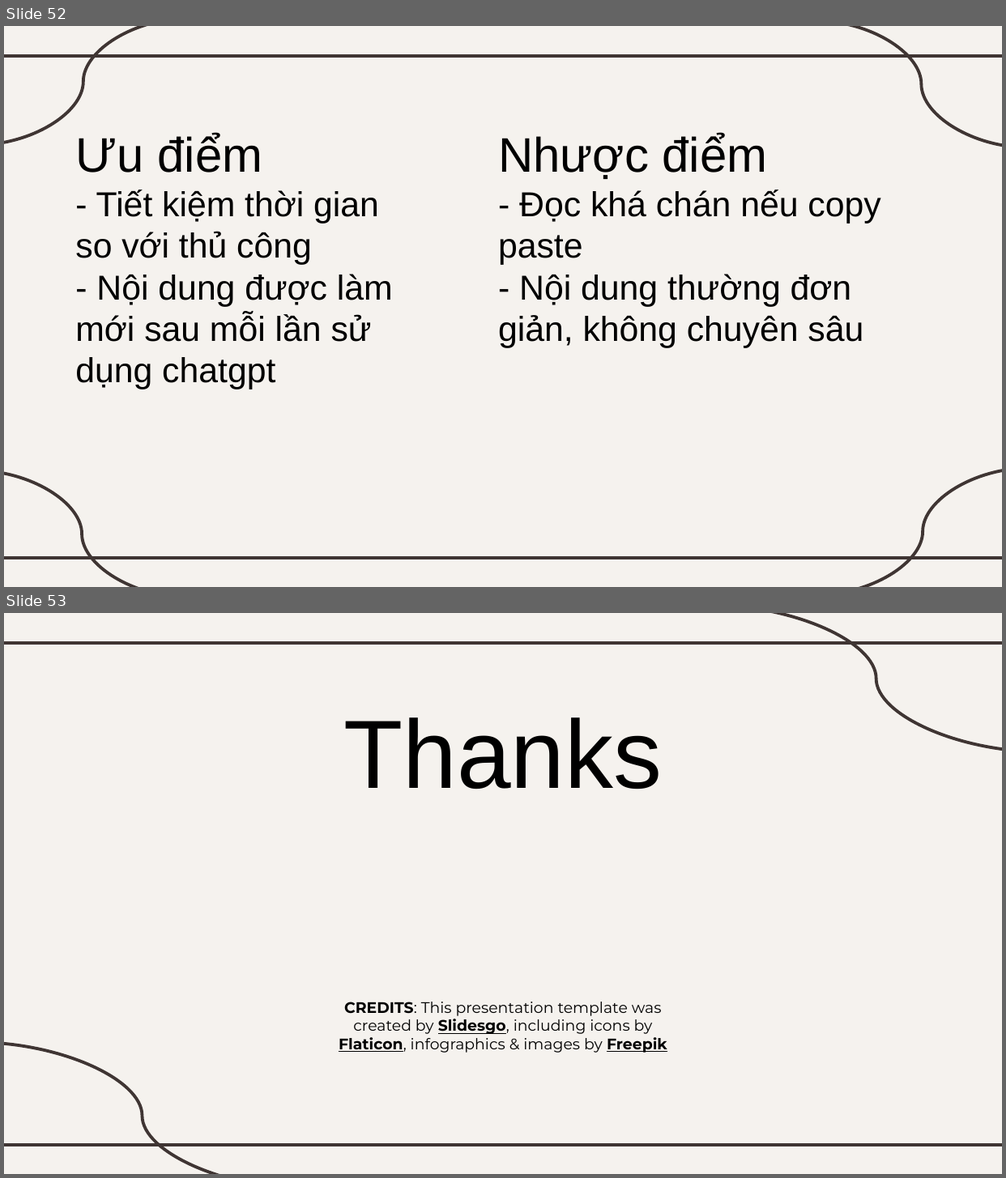
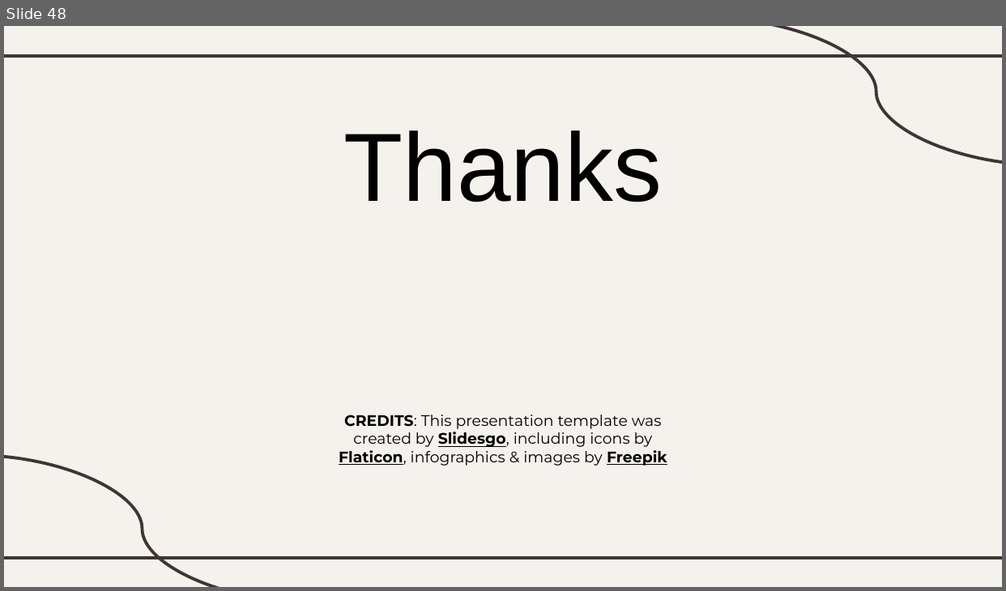
Before and after one commit to serifinal/Lifelong-ML-Naive-Bayes, a slide deck: slide.pptx. Shown one above the other, each under a label of ours: slides 52 and 53 before the commit, slide 48 after it. The pictures are 1006x1178 and 1006x591 pixels, drawn with LibreOffice and Linux fonts; fonts in the diff are those of the drawing. Boxes give left, top, right and bottom in pixels: in the first picture for what was removed or moved away, otherwise in the second. Text is boxed around its words. In the diff, an @@ line names an element or a change of style, - is before the commit and + after.

```diff
--- a/slide.pptx
+++ b/slide.pptx
@@ slide 52 removed at (4, 26, 1002, 587), background #F5F2EE; not listed: 2 template elements that a slide beside it also shows @@
@@ curved line removed from (189, 26) to (4, 145) @@
@@ curved line removed from (816, 26) to (1002, 148) @@
@@ text removed at (75, 133, 393, 390) @@
-Ưu điểm
-- Tiết kiệm thời gian so với thủ công
-- Nội dung được làm mới sau mỗi lần sử dụng chatgpt
@@ title removed at (498, 134, 880, 348) @@
-Nhược điểm
-- Đọc khá chán nếu copy paste
-- Nội dung thường đơn giản, không chuyên sâu
@@ curved line removed from (4, 471) to (186, 587) @@
@@ curved line removed from (1002, 468) to (817, 587) @@
@@ what was slide 53 is now slide 48 @@
```
Also in this commit, not shown: 10 slides changed, 9 slides added, 13 other slides removed, 1 other file.
